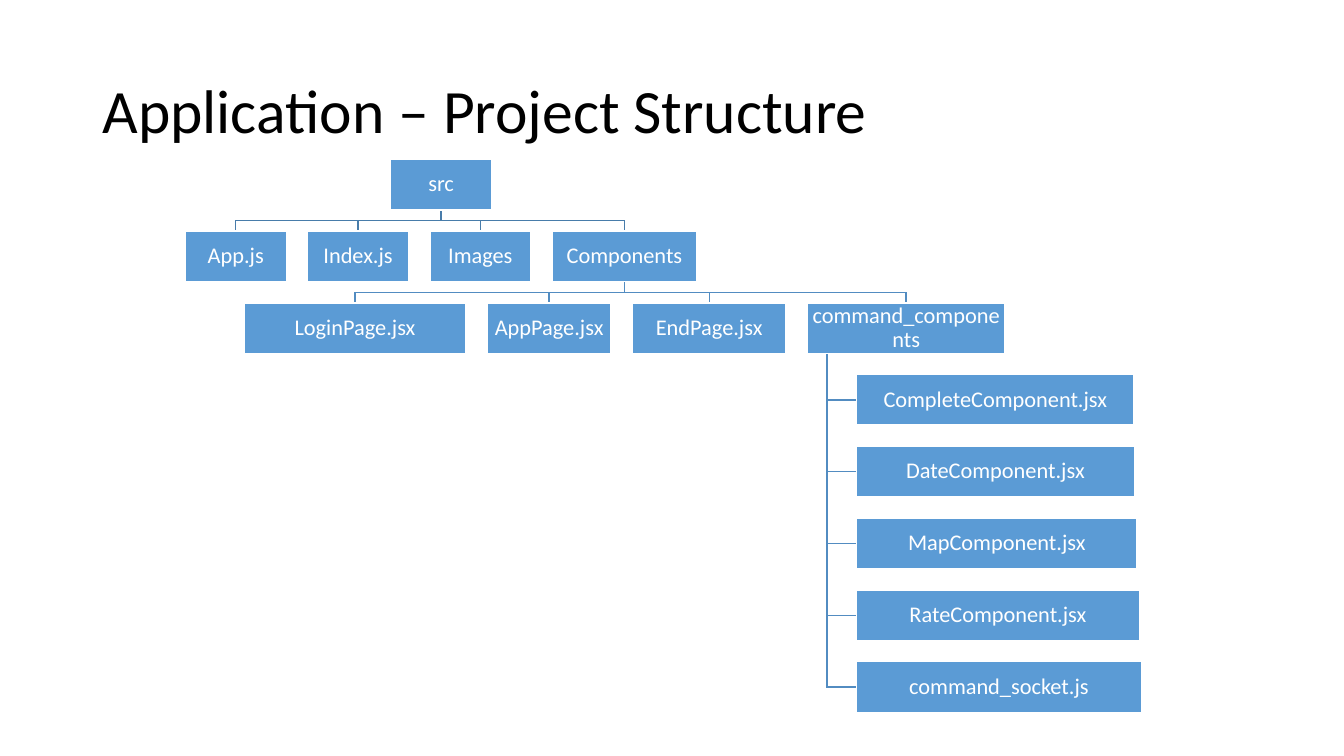
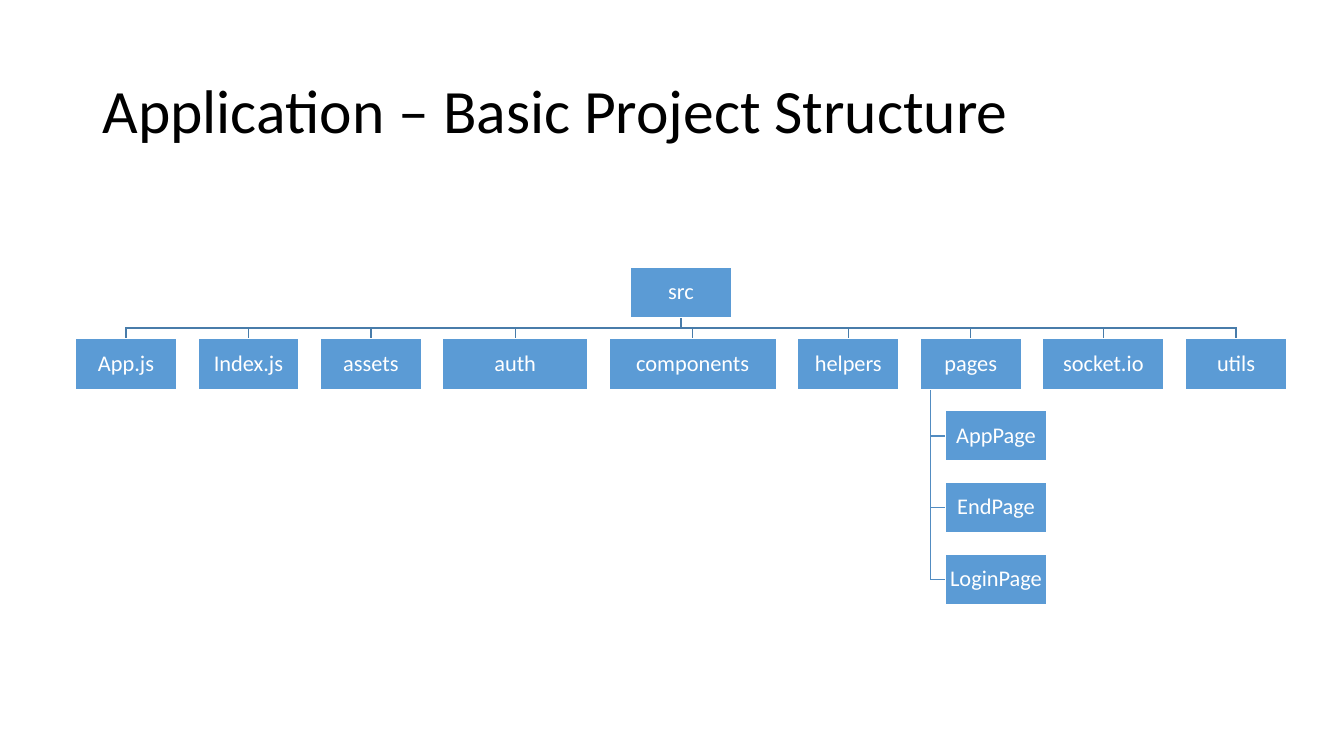
Before and after one commit to RizwanMushtaq/socket.io_project_cleancode, a slide deck: slide 5 of Application Documentation.pptx. Drawn at 1344x756 pixels with LibreOffice and Linux fonts; fonts in the diff are those of the drawing. Boxes give left, top, right and bottom in pixels: in the first picture for what was removed or moved away, otherwise in the second. Text is boxed around its words. In the diff, an @@ line names an element or a change of style, - is before the commit and + after.

Commit message:
making it better

```diff
--- a/Application Documentation.pptx
+++ b/Application Documentation.pptx
@@ title at [102,90,1008,144]: text changed @@
-Application – Project Structure
+Application – Basic Project Structure
@@ text "src": place and size @@
-text "src" at [428,180,454,191]
+text "src" at [668,288,694,299]
@@ rectangle: place and size @@
-rectangle at [553,231,698,281]
+rectangle at [630,267,731,318]
@@ freeform shape at [371,318,682,339]: outline #538DC1 1 pt to #497CAB 1 pt @@
@@ freeform shape: place and size @@
-freeform shape at [355,281,624,302]
+freeform shape at [371,318,682,339]
@@ freeform shape: place and size @@
-freeform shape at [442,210,625,231]
+freeform shape at [515,318,682,339]
@@ freeform shape: place and size @@
-freeform shape at [625,281,906,302]
+freeform shape at [682,318,971,339]
@@ freeform shape at [682,318,971,339]: outline #538DC1 1 pt to #497CAB 1 pt @@
@@ freeform shape: place and size @@
-freeform shape at [236,210,442,231]
+freeform shape at [682,318,849,339]
@@ text "App.js": place and size @@
-text "App.js" at [208,247,264,267]
+text "App.js" at [98,355,154,375]
@@ rectangle: place and size @@
-rectangle at [390,159,491,210]
+rectangle at [76,339,176,389]
@@ text "Index.js": place and size @@
-text "Index.js" at [323,247,392,267]
+text "Index.js" at [214,355,283,375]
@@ rectangle: place and size @@
-rectangle at [186,231,286,281]
+rectangle at [198,339,298,389]
@@ rectangle: place and size @@
-rectangle at [308,231,408,281]
+rectangle at [321,339,421,389]
@@ rectangle: place and size @@
-rectangle at [487,302,611,353]
+rectangle at [443,339,588,389]
@@ rectangle: place and size @@
-rectangle at [632,302,786,353]
+rectangle at [609,339,776,389]
@@ text at [636,357,749,375]: text changed @@
-Components
+components
@@ rectangle: place and size @@
-rectangle at [808,302,1005,353]
+rectangle at [798,339,898,389]
@@ rectangle: place and size @@
-rectangle at [430,231,530,281]
+rectangle at [921,339,1021,389]
@@ group added at [126,318,1287,389]: 6 texts, 5 freeform shapes, 2 rectangles @@
+assets
+auth
+helpers
+pages
+socket.io
+utils
@@ freeform shape: place and size @@
-freeform shape at [828,354,857,544]
+freeform shape at [931,389,946,580]
@@ freeform shape: place and size @@
-freeform shape at [828,354,857,472]
+freeform shape at [931,389,946,507]
@@ freeform shape: place and size @@
-freeform shape at [828,354,857,400]
+freeform shape at [931,389,946,436]
@@ rectangle: place and size @@
-rectangle at [857,375,1134,425]
+rectangle at [946,410,1047,461]
@@ text at [956,428,1036,447]: text changed @@
-AppPage.jsx
+AppPage
@@ rectangle: place and size @@
-rectangle at [857,518,1137,569]
+rectangle at [946,483,1047,533]
@@ text at [957,498,1035,518]: text changed @@
-EndPage.jsx
+EndPage
@@ rectangle: place and size @@
-rectangle at [857,590,1139,640]
+rectangle at [946,555,1047,605]
@@ text at [950,570,1042,590]: text changed @@
-LoginPage.jsx
+LoginPage
@@ group removed at [244,210,1141,712]: 7 texts, 6 freeform shapes, 3 rectangles @@
-Images
-command_components
-CompleteComponent.jsx
-DateComponent.jsx
-MapComponent.jsx
-RateComponent.jsx
-command_socket.js
```
